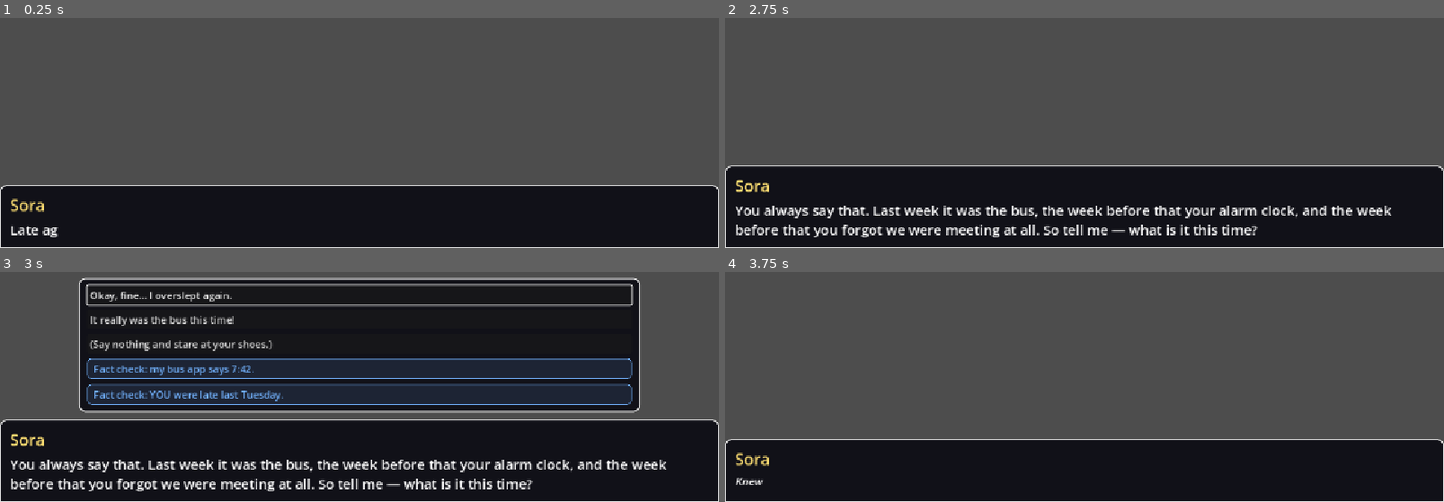
Above: before the commit, frames 1-4 (two rows, left to right).
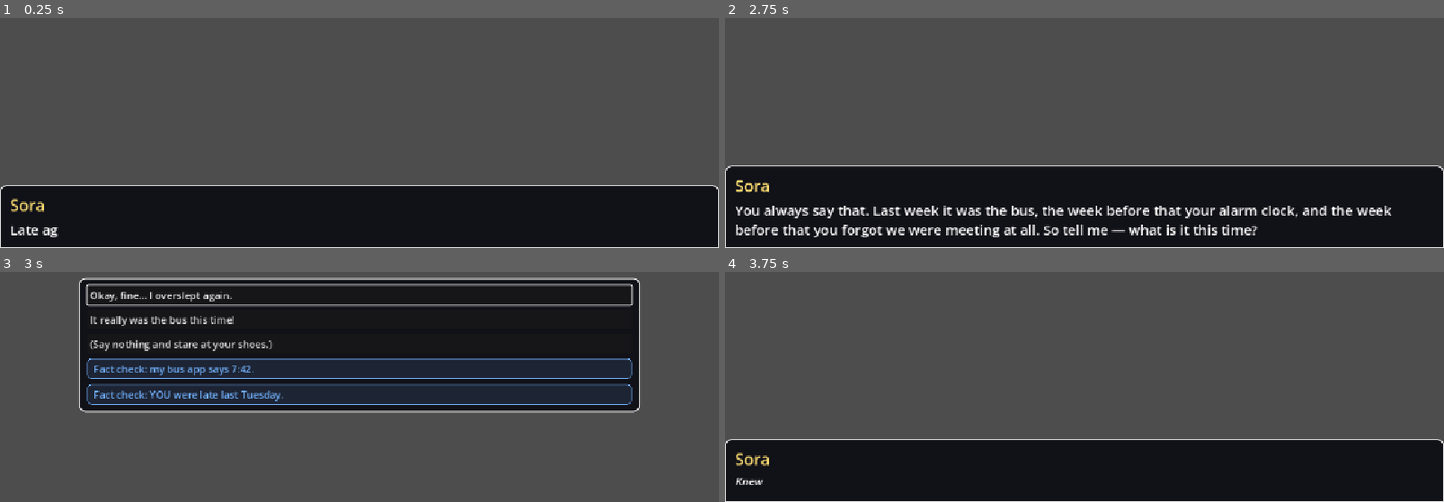
Above: after the commit, the same moments.

Repository: Blulow/octavuss_office
Game: Godot game, scene res://scenes/dialogue_scene.tscn
The game is run twice, just before and just after one commit, with the same random seed, the same clock (stepped at 60 frames per second) and the same inputs. This scene is started directly instead of the project's main scene.
Inputs (mouse positions are in pixels of both pictures, inside the frame that each line leads up to):
- Up to frame 1 (0.25 s): no input
- Up to frame 2 (2.75 s): tap Enter (ui_accept) at 0.5, 0.77, 1.25 s; move the mouse to (1242, 24) at 0.52 s; hold E (interact) 0.53-1.25 s; click (1242, 24) at 0.67 s; drag from (940, 66) to (1048, 126) at 1.27 s; move the mouse to (outside the picture) at 2.02 s; hold E (interact) from 2.03 s (still down); click (outside the picture) at 2.17 s
- Up to frame 3 (3 s): release E (interact) at 2.75 s; tap Enter (ui_accept) at 2.75 s; drag from (323, 380) to (outside the picture) at 2.77 s
- Up to frame 4 (3.75 s): click "Okay, fine... I overslept aga…" at 3.5 s

Frames 1-2 are identical in both runs. In frame 3, 35% of the frame differs, in the area x 0-100%, y 64-100%; in frame 4, nothing differs.

Commit message:
change: remove dialogue box on choice dialogue

Diff:
--- a/scenes/dialogue_scene.tscn
+++ b/scenes/dialogue_scene.tscn
@@ -1,13 +1,13 @@
-[gd_scene load_steps=4 format=3]
+[gd_scene format=3 uid="uid://bkbft5gdou8jv"]
 
-[ext_resource type="Script" path="res://scripts/dialogue_scene.gd" id="1_scene"]
+[ext_resource type="Script" uid="uid://47natouidh5q" path="res://scripts/dialogue_scene.gd" id="1_scene"]
 [ext_resource type="PackedScene" path="res://scenes/dialogue_box.tscn" id="2_box"]
 [ext_resource type="PackedScene" path="res://scenes/choice_box.tscn" id="3_choice"]
 
-[node name="DialogueScene" type="CanvasLayer"]
+[node name="DialogueScene" type="CanvasLayer" unique_id=1549634544]
 layer = 10
 script = ExtResource("1_scene")
 
-[node name="DialogueBox" parent="." instance=ExtResource("2_box")]
+[node name="DialogueBox" parent="." unique_id=176074065 instance=ExtResource("2_box")]
 
-[node name="ChoiceBox" parent="." instance=ExtResource("3_choice")]
+[node name="ChoiceBox" parent="." unique_id=622372352 instance=ExtResource("3_choice")]
--- a/scripts/dialogue_scene.gd
+++ b/scripts/dialogue_scene.gd
@@ -54,6 +54,7 @@
 		return
 	var entry: Dictionary = _lines[_index]
 	if entry.has("choices"):
+		box.hide()
 		_show_choices(entry["choices"])
 	else:
 		_show_message(entry)
